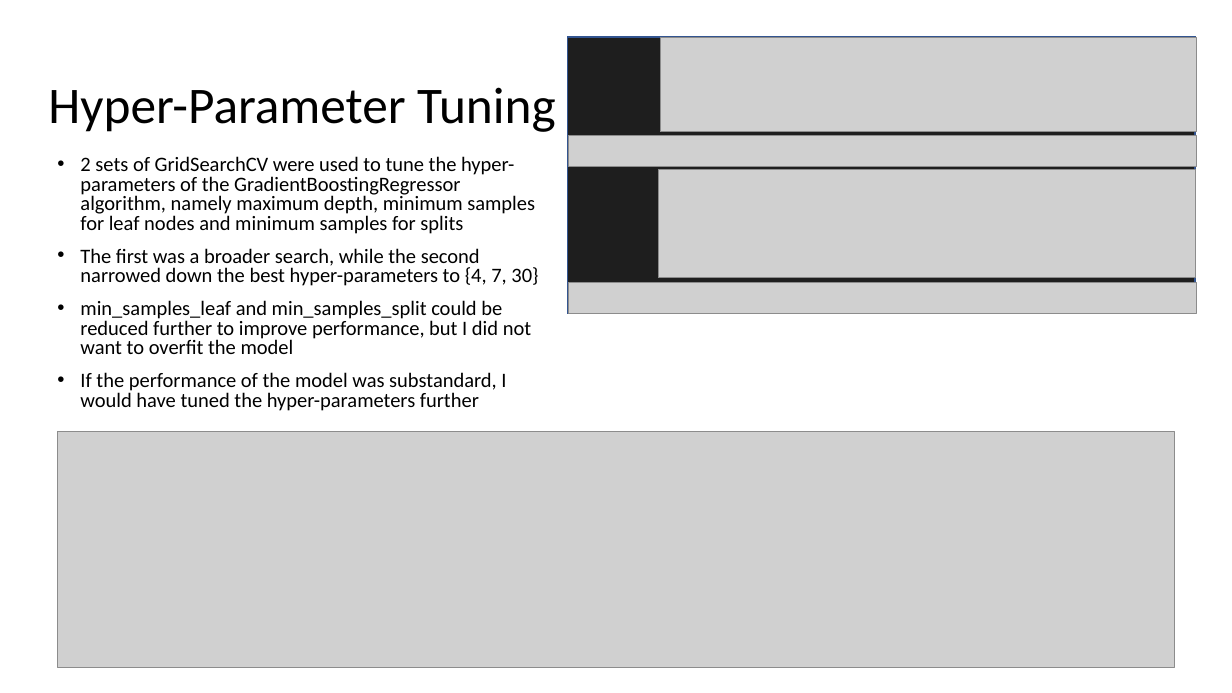
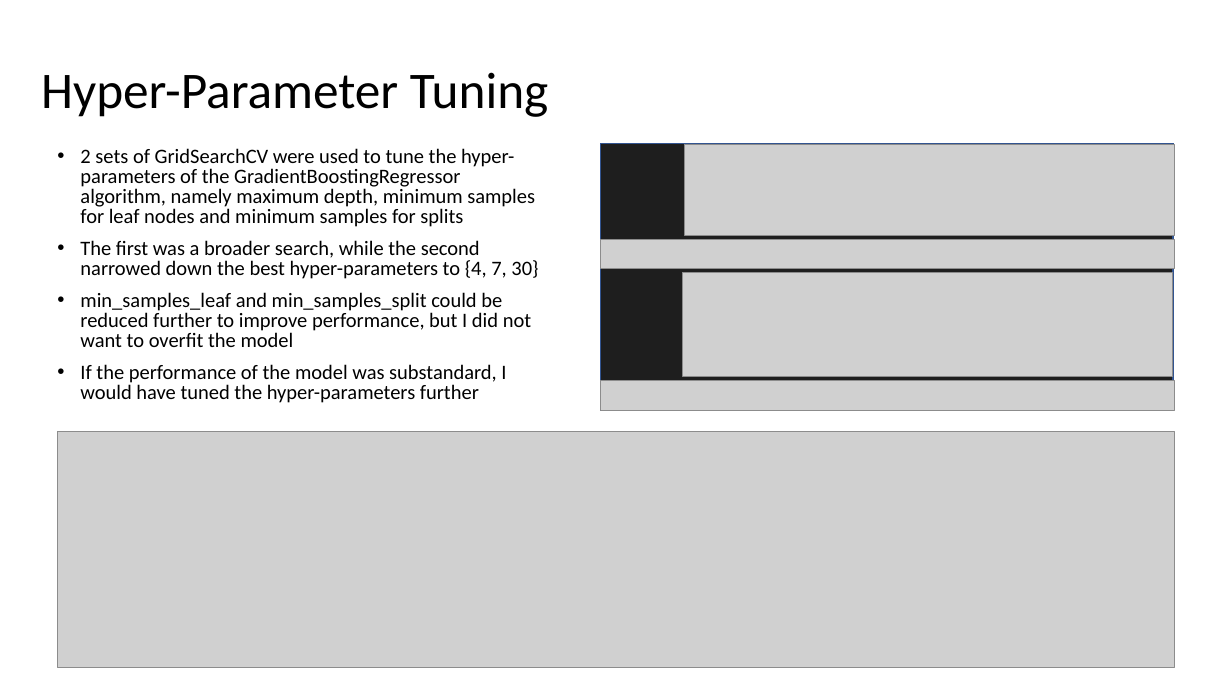
Before and after one commit to ethanolx/Mushrooms-Housing-py, a slide deck: slide 6 of doc/regression-highlights.pptx. Drawn at 1232x693 pixels with LibreOffice and Linux fonts; fonts in the diff are those of the drawing; grey boxes stand for pictures. Boxes give left, top, right and bottom in pixels: in the first picture for what was removed or moved away, otherwise in the second. Text is boxed around its words. In the diff, an @@ line names an element or a change of style, - is before the commit and + after.

```diff
--- a/doc/regression-highlights.pptx
+++ b/doc/regression-highlights.pptx
@@ title "Hyper-Parameter Tuning": place and size @@
-title "Hyper-Parameter Tuning" at (48, 87, 555, 132)
+title "Hyper-Parameter Tuning" at (41, 72, 548, 117)
@@ text "2 sets of GridSearchCV were ...": place and size @@
-text "2 sets of GridSearchCV were ..." at (80, 156, 538, 411)
+text "2 sets of GridSearchCV were ..." at (80, 148, 538, 403)
@@ rectangle: place and size @@
-rectangle at (568, 37, 1196, 313)
+rectangle at (601, 143, 1174, 410)
@@ picture: place and size @@
-picture at (661, 38, 1197, 132)
+picture at (685, 144, 1175, 236)
@@ picture: place and size @@
-picture at (568, 136, 1197, 166)
+picture at (601, 239, 1174, 269)
@@ picture: place and size @@
-picture at (658, 170, 1195, 278)
+picture at (683, 273, 1173, 377)
@@ picture: place and size @@
-picture at (568, 282, 1197, 313)
+picture at (601, 381, 1174, 410)
```
Also in this commit, not shown: 8 other slides changed, 4 other files.
